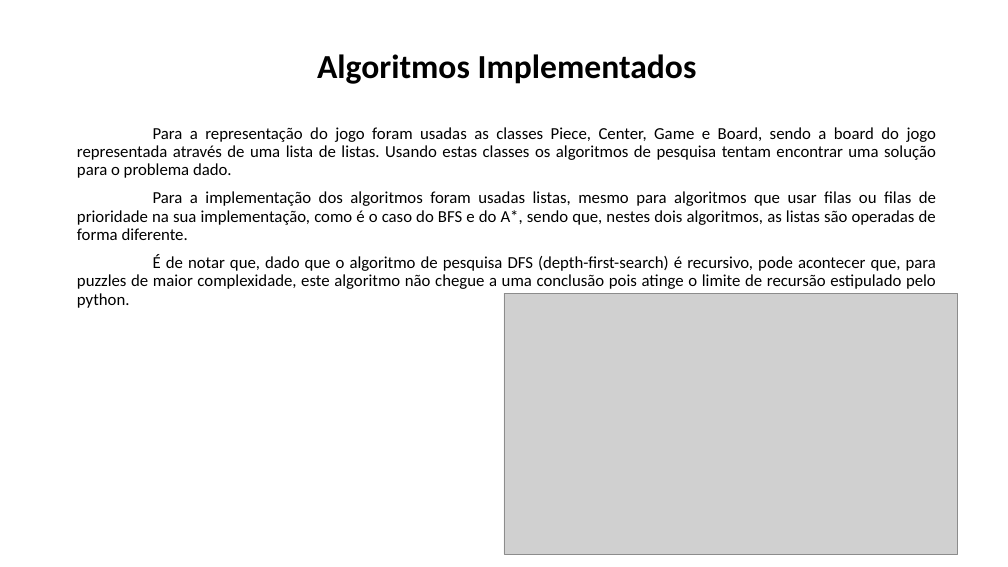
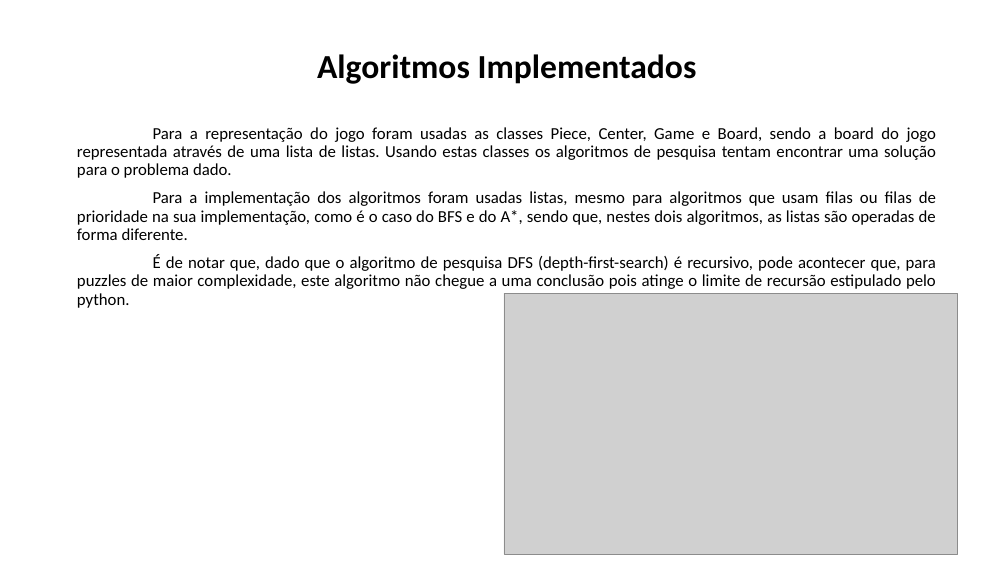
Before and after one commit to CoDyPhin/FEUP-IART, a slide deck: slide 7 of Apresentacao.pptx. Drawn at 1008x567 pixels with LibreOffice and Linux fonts; fonts in the diff are those of the drawing; grey boxes stand for pictures. Boxes give left, top, right and bottom in pixels: in the first picture for what was removed or moved away, otherwise in the second. Text is boxed around its words. In the diff, an @@ line names an element or a change of style, - is before the commit and + after.

Commit message:
Final version with presentation

```diff
--- a/Apresentacao.pptx
+++ b/Apresentacao.pptx
@@ text at box(77, 191, 936, 240): text changed @@
-Para a implementação dos algoritmos foram usadas listas, mesmo para algoritmos que usar filas ou filas de prioridade na sua implementação, como é o caso do BFS e do A*, sendo que, nestes dois algoritmos, as listas são operadas de forma diferente.
+Para a implementação dos algoritmos foram usadas listas, mesmo para algoritmos que usam filas ou filas de prioridade na sua implementação, como é o caso do BFS e do A*, sendo que, nestes dois algoritmos, as listas são operadas de forma diferente.
```
Also in this commit, not shown: 2 other slides changed, 3 other files.
